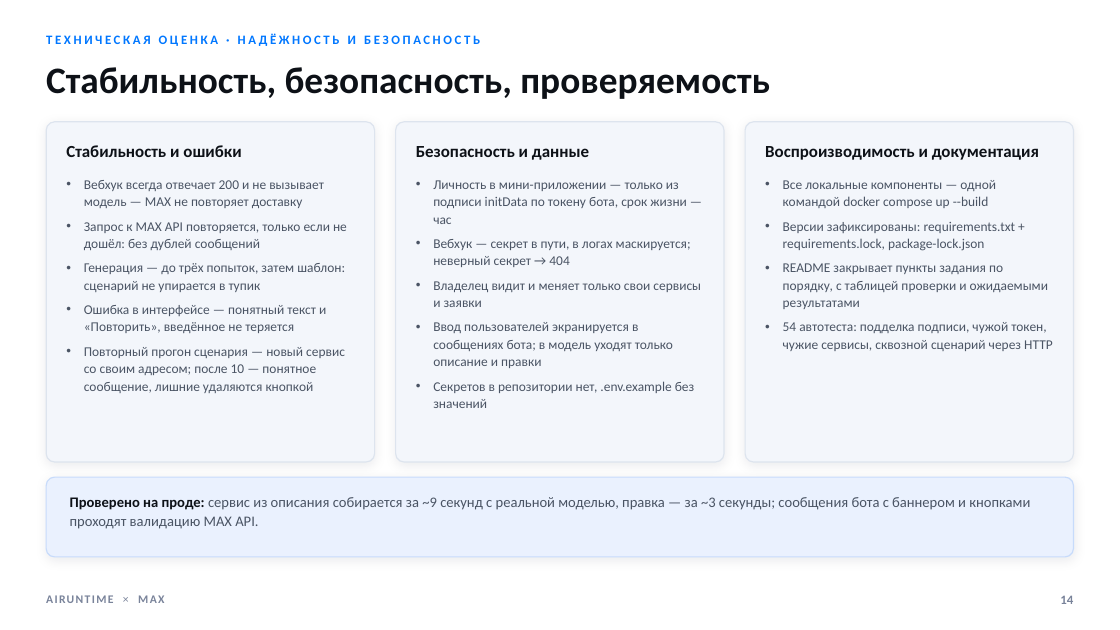
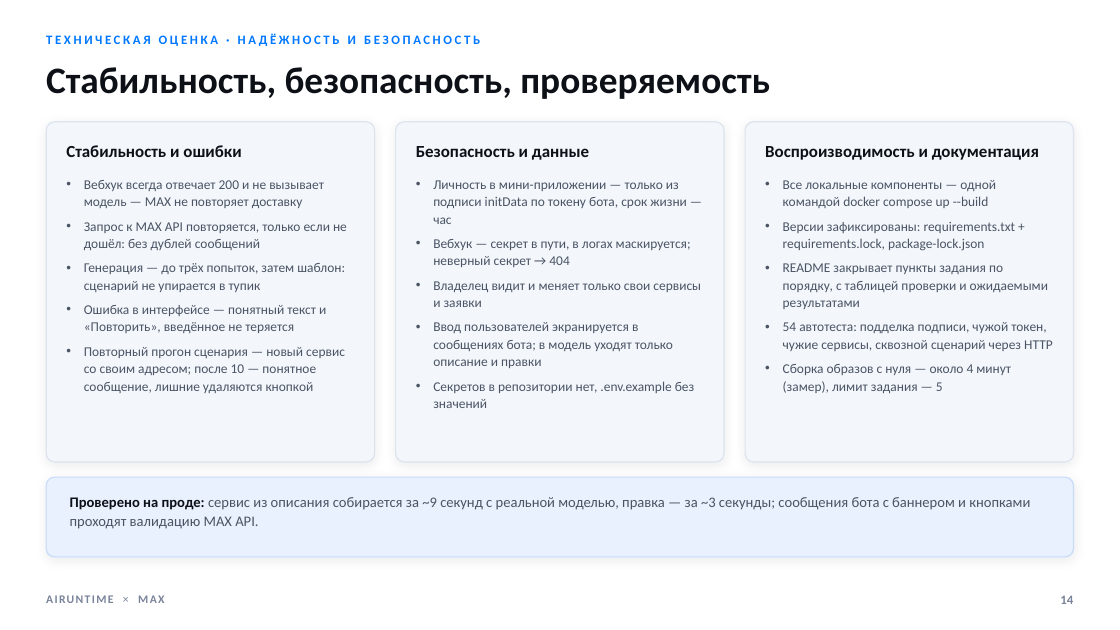
Before and after one commit to airuntime-ru/airuntime, a slide deck: slide 14 of docs/max-presentation/presentation.pptx. Drawn at 1120x630 pixels with LibreOffice and Linux fonts; fonts in the diff are those of the drawing. Boxes give left, top, right and bottom in pixels: in the first picture for what was removed or moved away, otherwise in the second. Text is boxed around its words. In the diff, an @@ line names an element or a change of style, - is before the commit and + after.

```diff
--- a/docs/max-presentation/presentation.pptx
+++ b/docs/max-presentation/presentation.pptx
@@ text at (783,364,1011,393): paragraph added @@
+• Сборка образов с нуля — около 4 минут (замер), лимит задания — 5
```
Also in this commit, not shown: 6 other slides changed, 3 other files.
